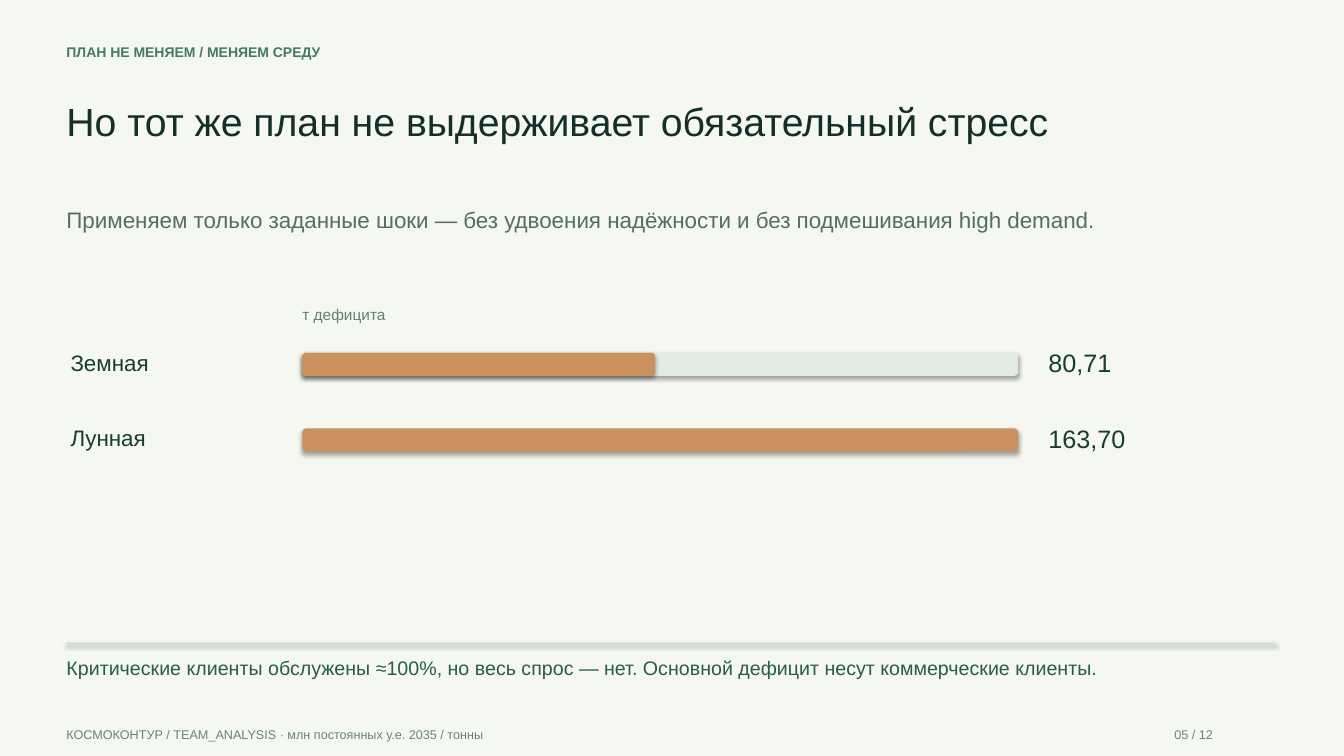
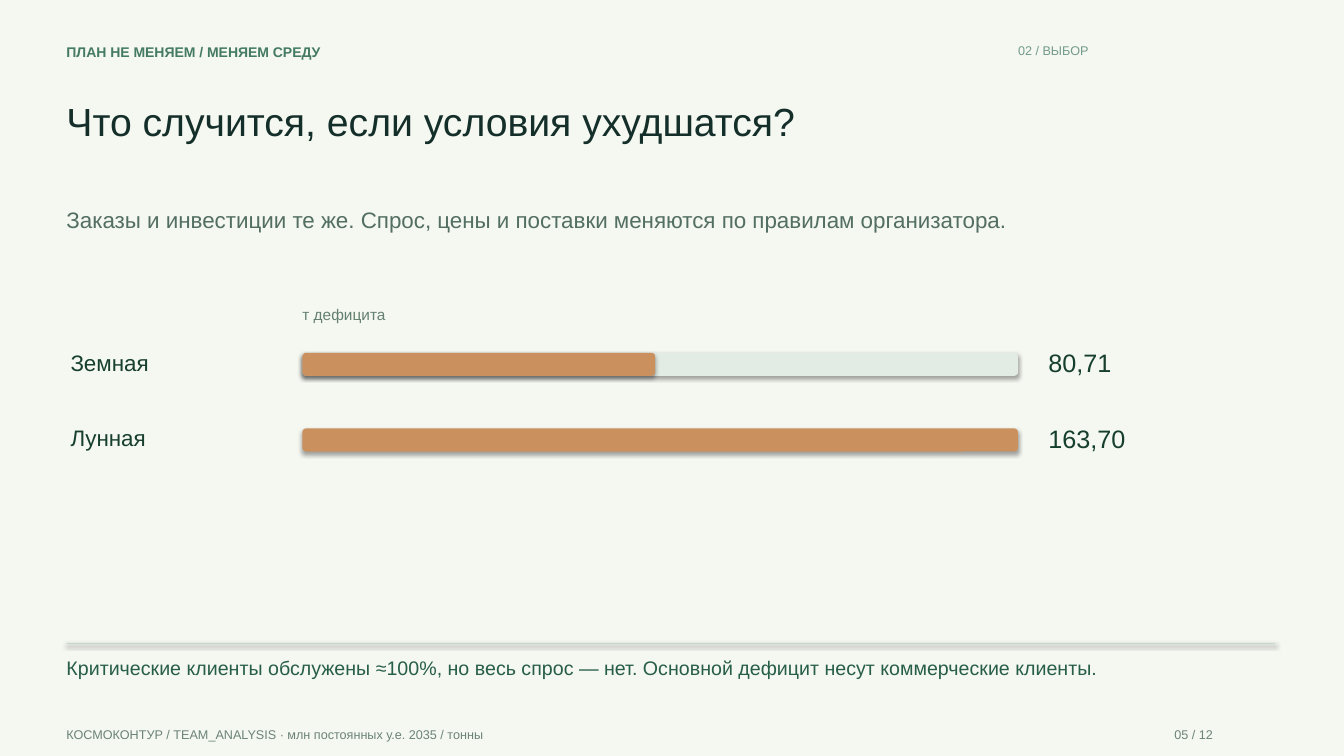
Before and after one commit to overbaffe1/CosmoH, a slide deck: slide 5 of solutions/fuel-contour/docs/PRESENTATION.pptx. Drawn at 1344x756 pixels with LibreOffice and Linux fonts; fonts in the diff are those of the drawing. Boxes give left, top, right and bottom in pixels: in the first picture for what was removed or moved away, otherwise in the second. Text is boxed around its words. In the diff, an @@ line names an element or a change of style, - is before the commit and + after.

```diff
--- a/solutions/fuel-contour/docs/PRESENTATION.pptx
+++ b/solutions/fuel-contour/docs/PRESENTATION.pptx
@@ text added at bbox=[1018, 46, 1089, 55], 9 pt, text #729B8A @@
+02 / ВЫБОР
@@ text at bbox=[66, 108, 795, 144]: text changed @@
-Но тот же план не выдерживает обязательный стресс
+Что случится, если условия ухудшатся?
@@ text at bbox=[66, 212, 1006, 233]: text changed @@
-Применяем только заданные шоки — без удвоения надёжности и без подмешивания high demand.
+Заказы и инвестиции те же. Спрос, цены и поставки меняются по правилам организатора.
```
Also in this commit, not shown: 9 other slides changed, 2 slides added, 2 slides removed, 13 other files.
